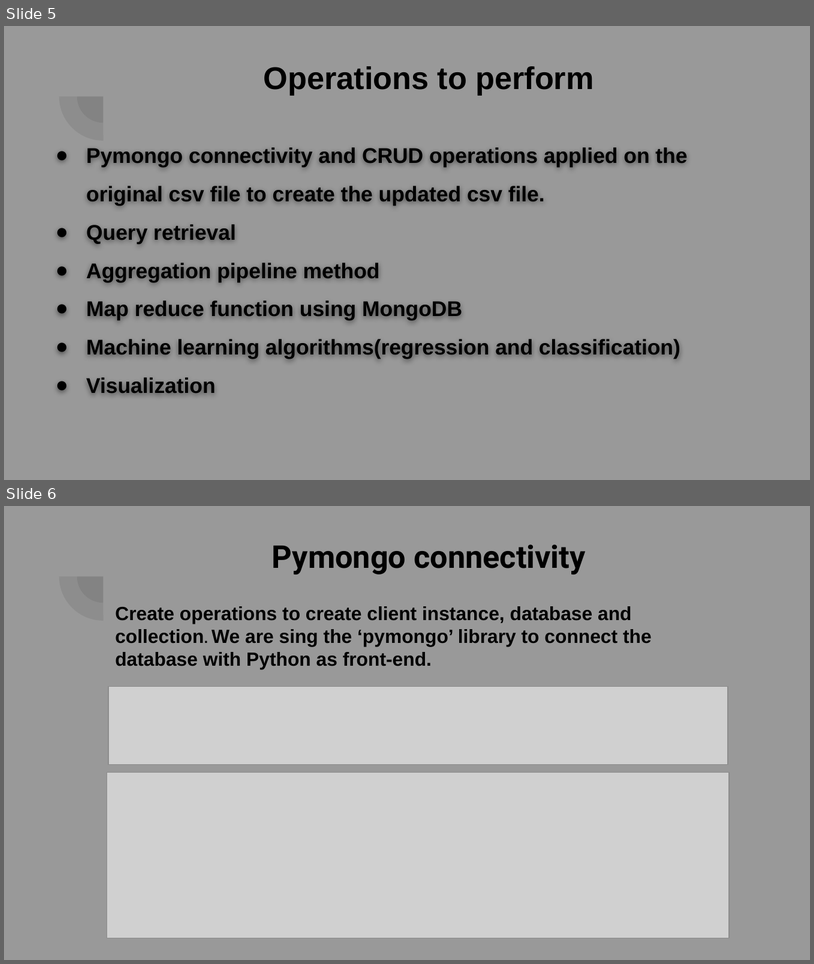
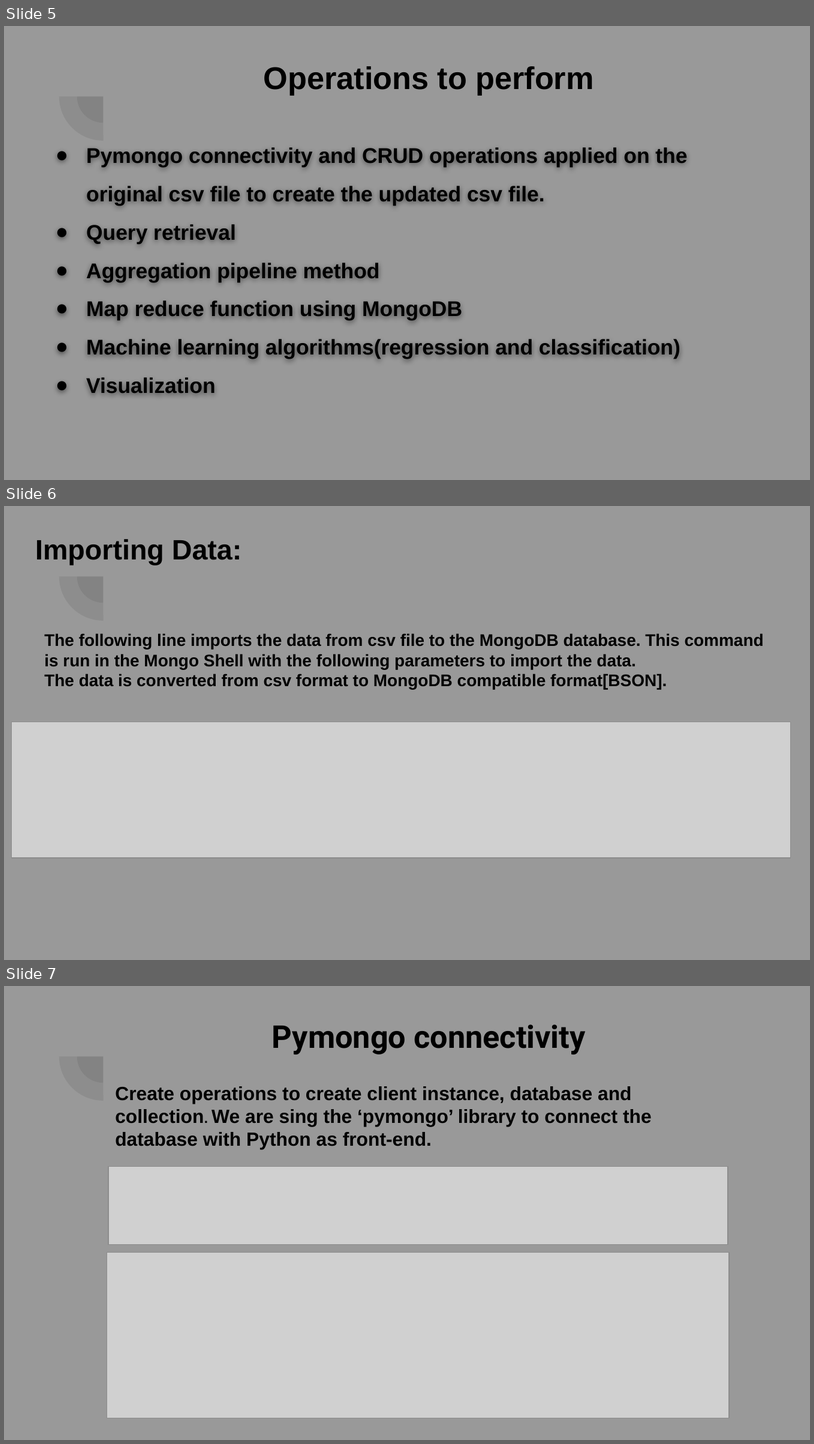
Before and after one commit to AnishTatke/BigData_Titanic_Analysis, a slide deck: Titanic disaster analysis.pptx. Shown one above the other, each under a label of ours: slides 5 and 6 before the commit, slides 5, 6 and 7 after it. The pictures are 814x964 and 814x1444 pixels, drawn with LibreOffice and Linux fonts; fonts in the diff are those of the drawing; grey boxes stand for pictures. Boxes give left, top, right and bottom in pixels: in the first picture for what was removed or moved away, otherwise in the second. Text is boxed around its words. In the diff, an @@ line names an element or a change of style, - is before the commit and + after.

```diff
--- a/Titanic disaster analysis.pptx
+++ b/Titanic disaster analysis.pptx
@@ slide 6 added at box(4, 506, 810, 960), background #999999; not listed: 2 template elements that a slide beside it also shows @@
@@ text added at box(35, 539, 242, 565), 25 pt, text #000000, bold @@
+Importing Data:
@@ text added at box(44, 633, 764, 690), 15 pt, text #000000, bold @@
+The following line imports the data from csv file to the MongoDB database. This command is run in the Mongo Shell with the following parameters to import the data.
+The data is converted from csv format to MongoDB compatible format[BSON].
@@ picture added at box(11, 721, 791, 858) @@
@@ what was slide 6 is now slide 7 @@
```
Also in this commit, not shown: 1 slide changed.
